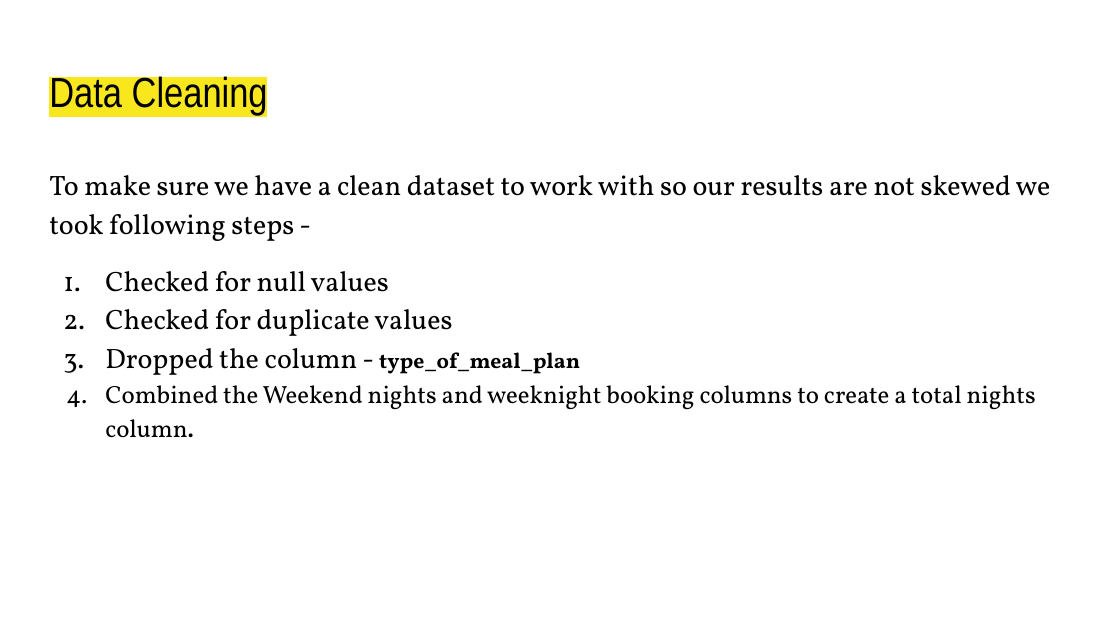
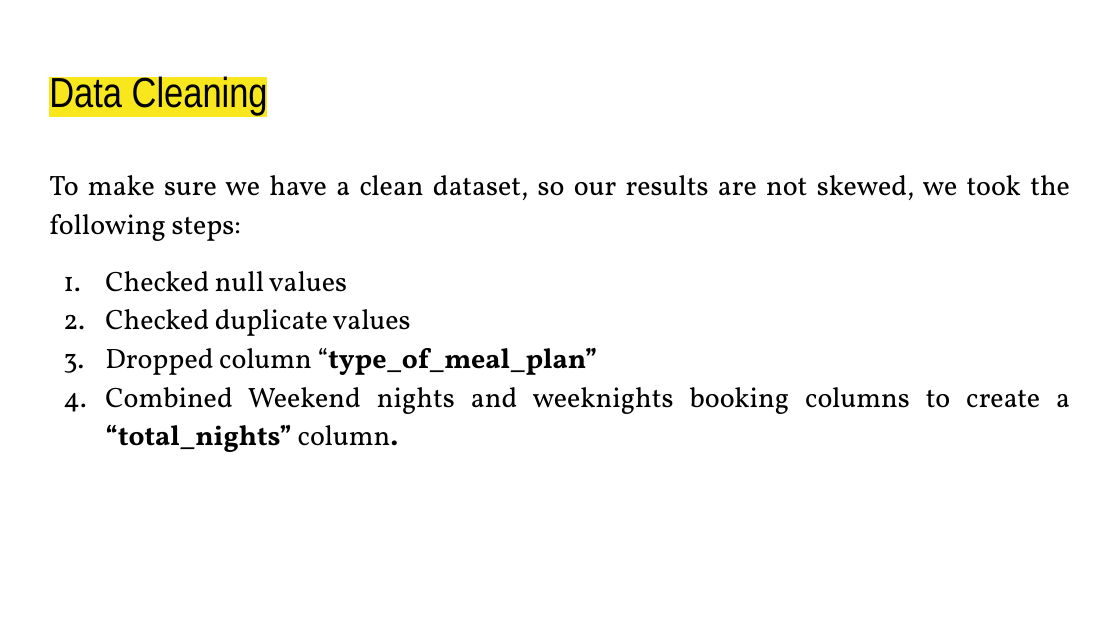
Before and after one commit to domivillacis/Hotel_reservations_analysis, a slide deck: slide 6 of Hotel_Reservations.pptx (slide 7 before the commit). Drawn at 1120x630 pixels with LibreOffice and Linux fonts; fonts in the diff are those of the drawing. Boxes give left, top, right and bottom in pixels: in the first picture for what was removed or moved away, otherwise in the second. Text is boxed around its words. In the diff, an @@ line names an element or a change of style, - is before the commit and + after.

```diff
--- a/Hotel_Reservations.pptx
+++ b/Hotel_Reservations.pptx
@@ text at box(49, 175, 1070, 452): text changed @@
-To make sure we have a clean dataset to work with so our results are not skewed we took following steps -
-1. Checked for null values
-2. Checked for duplicate values
-3. Dropped the column - type_of_meal_plan
-4. Combined the Weekend nights and weeknight booking columns to create a total nights column.
+To make sure we have a clean dataset, so our results are not skewed, we took the following steps:
+1. Checked null values
+2. Checked duplicate values
+3. Dropped column “type_of_meal_plan”
+4. Combined Weekend nights and weeknights booking columns to create a “total_nights” column.
```
Also in this commit, not shown: 19 other slides changed, 15 slides added, 3 slides removed.
